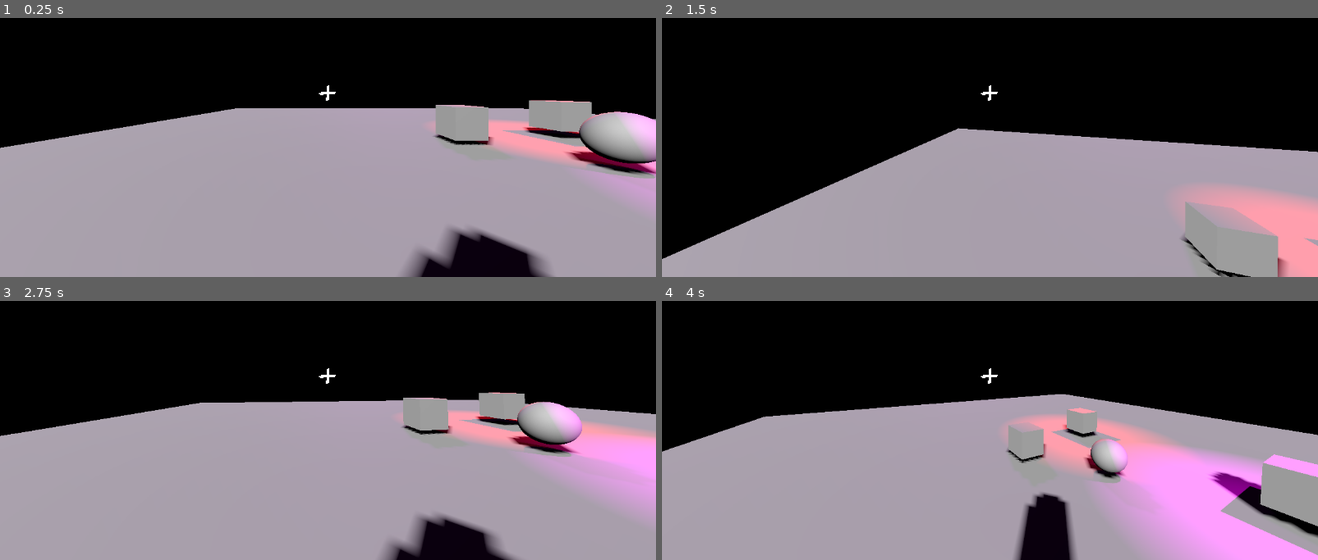
Above: before the commit, frames 1-4 (two rows, left to right).
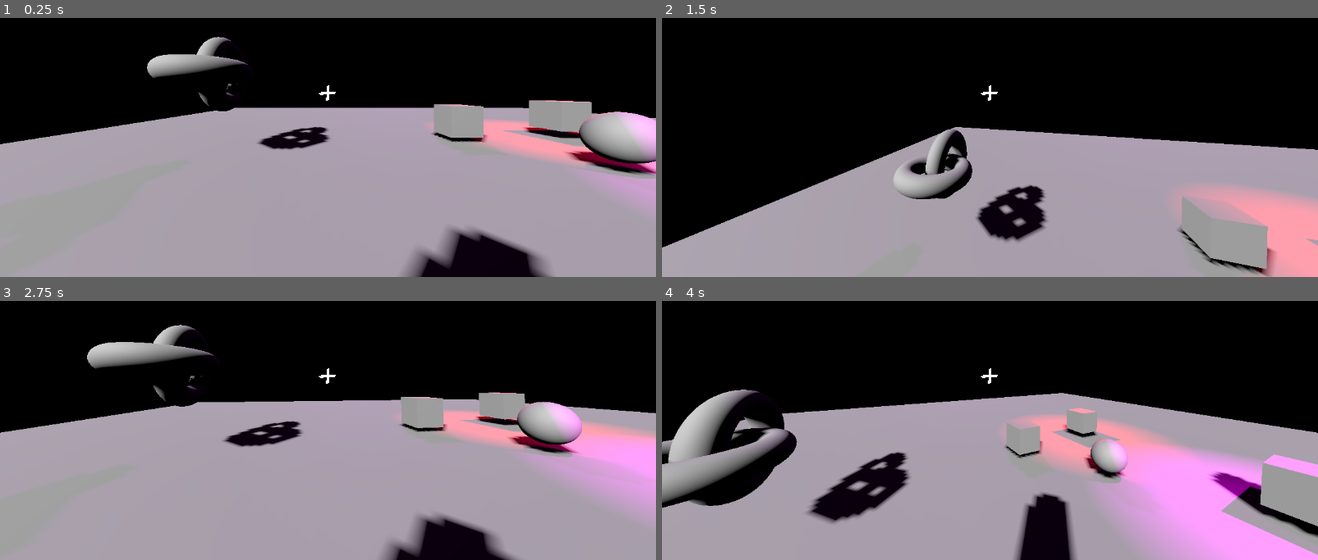
Above: after the commit, the same moments.

Repository: 1p6/Double-Cover
Game: Godot game, scene res://main.tscn
Two runs of this game, one before a commit and one after it. Both use one fixed random seed, a clock stepped at 60 frames per second and the inputs below.
Inputs (mouse positions are in pixels of both pictures, inside the frame that each line leads up to):
- Up to frame 1 (0.25 s): no input
- Up to frame 2 (1.5 s): tap Enter at 0.5 s; move the mouse to (1022, 90) at 0.52 s; move the mouse to (957, 95) at 1.27 s
- Up to frame 3 (2.75 s): move the mouse to (341, 368) at 2.02 s
- Up to frame 4 (4 s): tap Space at 2.75 s; move the mouse to (983, 381) at 2.77 s; move the mouse to (1035, 381) at 3.52 s

The runs differ from the first frame. In frame 1, 2.6% of the frame differs, in the area x 0-100%, y 7-63%; in frame 2, 6.2%; in frame 3, 3.1%; in frame 4, 8.2%, in the area x 0-100%, y 34-99%.

Commit message:
sided collider fix n stuff

Diff:
--- a/main.tscn
+++ b/main.tscn
@@ -116,8 +116,9 @@
 		updateCameraFOVs()
 
 func updateCameraFOVs():
-	cameraA.fov = fov
-	cameraB.fov = fov
+	if is_node_ready():
+		cameraA.fov = fov
+		cameraB.fov = fov
 
 func triggerSideReset():
 	(quatRect.material as ShaderMaterial).set_shader_parameter('clear', true);
@@ -159,6 +160,8 @@
 
 [sub_resource type="BoxMesh" id="BoxMesh_4kx2j"]
 
+[sub_resource type="TorusMesh" id="TorusMesh_ecsgq"]
+
 [node name="Main" type="Node3D"]
 
 [node name="Renderer" type="Node" parent="."]
@@ -243,21 +246,6 @@
 viewRect = NodePath("../../Renderer/View")
 quatRect = NodePath("../../Renderer/Quaternion/ColorRect")
 
-[node name="Wall" parent="." instance=ExtResource("3_q5oyi")]
-transform = Transform3D(1, 0, 0, 0, 1, 0, 0, 0, 1, 0.00219786, -0.011579, 0.00607252)
-size = Vector3(28.66, 1, 28.66)
-
-[node name="Wall2" parent="." instance=ExtResource("3_q5oyi")]
-transform = Transform3D(1, 0, 0, 0, 1, 0, 0, 0, 1, -2.74717, 1.19201, 0.94886)
-sides = 2
-
-[node name="Wall3" parent="." instance=ExtResource("3_q5oyi")]
-transform = Transform3D(1, 0, 0, 0, 1, 0, 0, 0, 1, 3.2473, 1.24265, -2.37043)
-sides = 1
-
-[node name="Wall4" parent="." instance=ExtResource("3_q5oyi")]
-transform = Transform3D(1, 0, 0, 0, 1, 0, 0, 0, 1, 2.93889, 1.24265, 3.63644)
-
 [node name="Lighting" type="Node3D" parent="."]
 
 [node name="DirectionalLight3D" type="DirectionalLight3D" parent="Lighting"]
@@ -302,23 +290,54 @@
 [node name="WorldEnvironment" type="WorldEnvironment" parent="Lighting"]
 environment = SubResource("Environment_f8qqs")
 
-[node name="MeshInstance3D" type="MeshInstance3D" parent="."]
+[node name="Geometry" type="Node3D" parent="."]
+
+[node name="Wall" parent="Geometry" instance=ExtResource("3_q5oyi")]
+transform = Transform3D(1, 0, 0, 0, 1, 0, 0, 0, 1, 0.00219786, -0.011579, 0.00607252)
+size = Vector3(30, 1, 30)
+
+[node name="Wall2" parent="Geometry" instance=ExtResource("3_q5oyi")]
+transform = Transform3D(1, 0, 0, 0, 1, 0, 0, 0, 1, -2.74717, 1.19201, 0.94886)
+sides = 2
+
+[node name="Wall3" parent="Geometry" instance=ExtResource("3_q5oyi")]
+transform = Transform3D(1, 0, 0, 0, 1, 0, 0, 0, 1, 3.2473, 1.24265, -2.37043)
+sides = 1
+
+[node name="Wall4" parent="Geometry" instance=ExtResource("3_q5oyi")]
+transform = Transform3D(1, 0, 0, 0, 1, 0, 0, 0, 1, 2.93889, 1.24265, 3.63644)
+
+[node name="MeshInstance3D" type="MeshInstance3D" parent="Geometry"]
 transform = Transform3D(1, 0, 0, 0, 1, 0, 0, 0, 1, 0.780332, 1.15753, 0.626001)
 layers = 3
 mesh = SubResource("SphereMesh_6r5ep")
-
-[node name="StaticBody3D" type="StaticBody3D" parent="MeshInstance3D"]
-
-[node name="CollisionShape3D" type="CollisionShape3D" parent="MeshInstance3D/StaticBody3D"]
+skeleton = NodePath("../..")
+
+[node name="StaticBody3D" type="StaticBody3D" parent="Geometry/MeshInstance3D"]
+
+[node name="CollisionShape3D" type="CollisionShape3D" parent="Geometry/MeshInstance3D/StaticBody3D"]
 shape = SubResource("SphereShape3D_ehi5s")
 
-[node name="Sided Collider" parent="." instance=ExtResource("7_k80qb")]
-transform = Transform3D(1, 0, 0, 0, 1, 0, 0, 0, 1, -0.779376, 1.10943, -1.69989)
-
-[node name="CollisionShape3D" type="CollisionShape3D" parent="Sided Collider"]
+[node name="Sided Collider" parent="Geometry" instance=ExtResource("7_k80qb")]
+transform = Transform3D(1, 0, 0, 0, 1, 0, 0, 0, 1, -0.662257, 1.10943, -2.03828)
+sides = 1
+
+[node name="CollisionShape3D" type="CollisionShape3D" parent="Geometry/Sided Collider"]
 shape = SubResource("BoxShape3D_tle7e")
 
-[node name="MeshInstance3D" type="MeshInstance3D" parent="Sided Collider/CollisionShape3D"]
+[node name="MeshInstance3D" type="MeshInstance3D" parent="Geometry/Sided Collider/CollisionShape3D"]
 mesh = SubResource("BoxMesh_4kx2j")
 
+[node name="Node3D" type="Node3D" parent="Geometry"]
+transform = Transform3D(1, 0, 0, 0, 1, 0, 0, 0, 1, -7.92485, 2.538, 0)
+
+[node name="MeshInstance3D2" type="MeshInstance3D" parent="Geometry/Node3D"]
+mesh = SubResource("TorusMesh_ecsgq")
+skeleton = NodePath("../..")
+
+[node name="MeshInstance3D3" type="MeshInstance3D" parent="Geometry/Node3D"]
+transform = Transform3D(-4.37114e-08, -1, 0, 1, -4.37114e-08, 0, 0, 0, 1, 0, 0, -0.75)
+mesh = SubResource("TorusMesh_ecsgq")
+skeleton = NodePath("../..")
+
 [connection signal="timeout" from="Renderer/SideVarUpdater" to="Renderer" method="_on_side_var_updater_timeout"]
--- a/quaternion.gdshader
+++ b/quaternion.gdshader
@@ -101,10 +101,11 @@
 		vec3 prev = texture(previousFrame, dirToUV(offsetDir)).xyz;
 		prev = vec3(normalize(prev.xy), round(prev.z));
 		vec4 directQuat = quatBetween(vec3(0,0,-1), dir);
+		vec4 prevDirectQuat = quatBetween(vec3(0,0,-1), offsetDir);
 		vec2 prevRot = prev.xy*2.0 - 1.0;
 		float prevRotLen = length(prevRot);
 		prevRot = prevRotLen < 1e-8 ? vec2(0,1) : prevRot / prevRotLen;
-		vec4 prevQuat = quatMult(directQuat, vec4(0, 0, prevRot));
+		vec4 prevQuat = quatMult(prevDirectQuat, vec4(0, 0, prevRot));
 		vec4 currentQuat = quatMult(quatBetween(lookDir, dir), cameraQuat);
 		float nextSide = prev.z;
 		//if(dot(prevQuat, currentQuat)*10.0 < hash(vec4(dir, TIME))) {
--- a/rendering.gd
+++ b/rendering.gd
@@ -2,7 +2,8 @@
 class_name Renderer
 
 var isOnBSide : bool = false
-signal onSideChange(newSide: bool)
+var doneFirstSideChangeEmit: bool = false
+signal onSideChange(newIsOnBSide: bool)
 
 func onViewportChange():
 	$"World A".size = get_viewport().size
@@ -27,5 +28,7 @@
 	var center = img.get_pixel(img.get_width()/2, img.get_height()/4);
 	var prevSide = isOnBSide
 	isOnBSide = center.b > 0.5;
-	if prevSide != isOnBSide: onSideChange.emit(isOnBSide)
+	if prevSide != isOnBSide or not doneFirstSideChangeEmit:
+		onSideChange.emit(isOnBSide)
+		doneFirstSideChangeEmit = true
 	$Label.text = "Side: " + ("B" if isOnBSide else "A");
--- a/sided_collider.tscn
+++ b/sided_collider.tscn
@@ -2,8 +2,9 @@
 
 [sub_resource type="GDScript" id="GDScript_ccoku"]
 script/source = "extends StaticBody3D
+class_name SidedCollider
 
-@export var isBSide: bool = false
+@export_flags('A', 'B') var sides: int = 3
 @export var renderer: Renderer
 @onready var defaultLayer: int = collision_layer
 
@@ -13,8 +14,8 @@
 	renderer.onSideChange.connect(onSideChange)
 	pass # Replace with function body.
 
-func onSideChange(side: bool):
-	collision_layer = defaultLayer if side == isBSide else 0
+func onSideChange(isOnBSide: bool):
+	collision_layer = defaultLayer if (sides & (2 if isOnBSide else 1)) != 0 else 0
 "
 
 [node name="Sided Collider" type="StaticBody3D"]
--- a/wall.tscn
+++ b/wall.tscn
@@ -1,32 +1,37 @@
-[gd_scene load_steps=4 format=3 uid="uid://b5o753f30myfi"]
+[gd_scene load_steps=5 format=3 uid="uid://b5o753f30myfi"]
+
+[ext_resource type="PackedScene" uid="uid://budklwxyhtnaq" path="res://sided_collider.tscn" id="1_u6m2e"]
 
 [sub_resource type="GDScript" id="GDScript_fluxw"]
 script/source = "@tool
-extends StaticBody3D
+extends Node3D
 
 @export_flags('A', 'B') var sides: int = 3:
 	set(newVal):
 		sides = newVal
 		$MeshInstance3D.layers = sides
+		$\"Sided Collider\".sides = sides
 
 @export var size: Vector3 = Vector3.ONE:
 	set(newVal):
 		size = newVal
 		$MeshInstance3D.scale = size
-		($CollisionShape3D.shape as BoxShape3D).size = size
+		($\"Sided Collider/CollisionShape3D\".shape as BoxShape3D).size = size
 "
+
+[sub_resource type="BoxMesh" id="BoxMesh_jpfhf"]
 
 [sub_resource type="BoxShape3D" id="BoxShape3D_fhmfq"]
 resource_local_to_scene = true
 
-[sub_resource type="BoxMesh" id="BoxMesh_jpfhf"]
-
-[node name="Wall" type="StaticBody3D"]
+[node name="Wall" type="Node3D"]
 script = SubResource("GDScript_fluxw")
-
-[node name="CollisionShape3D" type="CollisionShape3D" parent="."]
-shape = SubResource("BoxShape3D_fhmfq")
 
 [node name="MeshInstance3D" type="MeshInstance3D" parent="."]
 layers = 3
 mesh = SubResource("BoxMesh_jpfhf")
+
+[node name="Sided Collider" parent="." instance=ExtResource("1_u6m2e")]
+
+[node name="CollisionShape3D" type="CollisionShape3D" parent="Sided Collider"]
+shape = SubResource("BoxShape3D_fhmfq")
Not shown: 1 places in main.tscn that only renumber resources
